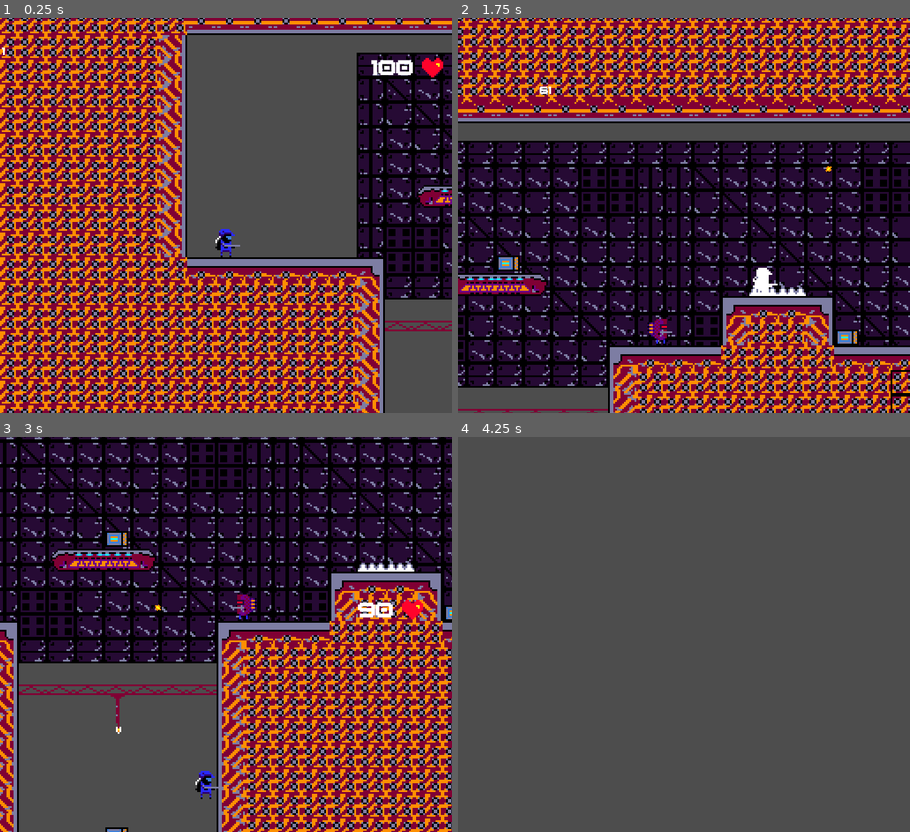
Above: before the commit, frames 1-4 (two rows, left to right).
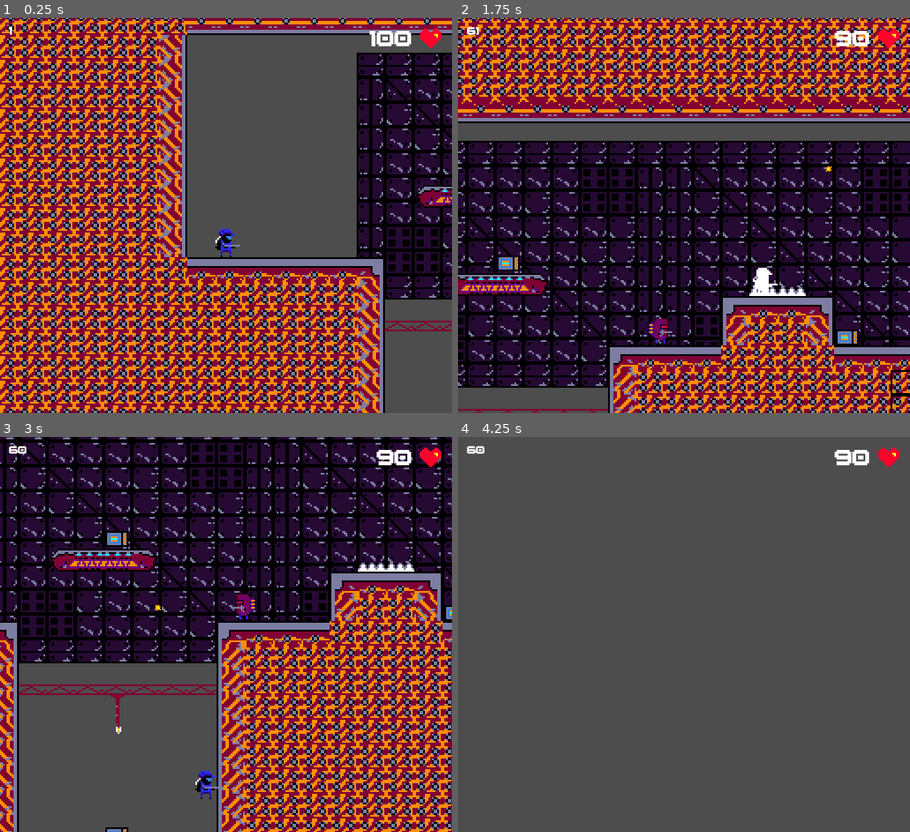
Above: after the commit, the same moments.

Repository: UnknownRori/bunker-the-game
Game: Godot game, scene res://scene/world.tscn
Same seed, same stepped clock (60 frames per second), same inputs: the game is played once before the commit and once after it.
Inputs:
- Up to frame 1 (0.25 s): no input
- Up to frame 2 (1.75 s): tap Enter (Start) at 0.5 s; hold Right (right) from 0.53 s (still down); tap Z (A) at 0.6, 1.55 s; tap Up (up) at 0.77, 0.8, 1.07, 1.35, 1.52 s
- Up to frame 3 (3 s): tap Up (up) at 1.82, 2.3 s; release Right (right) at 2.03 s; hold Left (left) 2.03-2.78 s; tap Z (A) at 2.1 s; hold Right (right) from 2.78 s (still down); tap X (B) at 2.85 s
- Up to frame 4 (4.25 s): keep holding Right (right); tap Up (up) at 3.02, 3.32, 3.77, 3.8, 4.07 s; tap Z (A) at 3.05 s; tap Space (Select) at 3.6 s

The runs differ from the first frame. In frame 1, 0.9% of the frame differs, in the area x 0-99%, y 2-16%; in frame 2, 0.5%; in frame 3, 0.9%; in frame 4, 0.5%.

Commit message:
🛠️ Bugfix on HUD

Diff:
--- a/scene/Utils/PlayerCamera.tscn
+++ b/scene/Utils/PlayerCamera.tscn
@@ -1,36 +1,8 @@
-[gd_scene load_steps=6 format=3 uid="uid://txyla52r81r3"]
+[gd_scene load_steps=2 format=3 uid="uid://txyla52r81r3"]
 
 [ext_resource type="Script" path="res://src/PlayerCamera.gd" id="1_47prk"]
-[ext_resource type="PackedScene" uid="uid://6hr0qxmudxx1" path="res://scene/Utils/FPSCounter.tscn" id="1_wyh34"]
-[ext_resource type="Texture2D" uid="uid://inusy26ncr0o" path="res://assets/sprite.png" id="3_7o2y0"]
-[ext_resource type="FontFile" uid="uid://jhrwydl0q4b0" path="res://assets/bm-japan.ttf" id="4_rkium"]
-[ext_resource type="Theme" uid="uid://d4m75u4u4cl6h" path="res://resources/default_theme.tres" id="4_tev5a"]
 
 [node name="PlayerCamera" type="Camera2D"]
 position_smoothing_enabled = true
 rotation_smoothing_enabled = true
 script = ExtResource("1_47prk")
-
-[node name="FpsCounter" parent="." instance=ExtResource("1_wyh34")]
-position = Vector2(-127, -110)
-
-[node name="Sprite2D" type="Sprite2D" parent="."]
-position = Vector2(117, -100)
-texture = ExtResource("3_7o2y0")
-region_enabled = true
-region_rect = Rect2(240, 0, 16, 16)
-region_filter_clip_enabled = true
-
-[node name="hp_bar" type="RichTextLabel" parent="."]
-offset_left = 32.0
-offset_top = -104.0
-offset_right = 106.0
-offset_bottom = -93.0
-theme = ExtResource("4_tev5a")
-theme_override_fonts/normal_font = ExtResource("4_rkium")
-theme_override_font_sizes/normal_font_size = 12
-bbcode_enabled = true
-text = "[right]100[/right]"
-scroll_active = false
-deselect_on_focus_loss_enabled = false
-drag_and_drop_selection_enabled = false
--- /dev/null
+++ b/scene/Utils/hud.tscn
@@ -0,0 +1,34 @@
+[gd_scene load_steps=6 format=3 uid="uid://b335a2su6du1"]
+
+[ext_resource type="Script" path="res://src/HUD.gd" id="1_5rn2q"]
+[ext_resource type="PackedScene" uid="uid://6hr0qxmudxx1" path="res://scene/Utils/FPSCounter.tscn" id="2_qtn3h"]
+[ext_resource type="Texture2D" uid="uid://inusy26ncr0o" path="res://assets/sprite.png" id="3_oq1tj"]
+[ext_resource type="Theme" uid="uid://d4m75u4u4cl6h" path="res://resources/default_theme.tres" id="4_811sv"]
+[ext_resource type="FontFile" uid="uid://jhrwydl0q4b0" path="res://assets/bm-japan.ttf" id="5_5uupl"]
+
+[node name="HUD" type="CanvasLayer"]
+script = ExtResource("1_5rn2q")
+
+[node name="FpsCounter" parent="." instance=ExtResource("2_qtn3h")]
+position = Vector2(5, 6)
+
+[node name="Sprite2D" type="Sprite2D" parent="."]
+position = Vector2(244, 11)
+texture = ExtResource("3_oq1tj")
+region_enabled = true
+region_rect = Rect2(240, 0, 16, 16)
+region_filter_clip_enabled = true
+
+[node name="hp_bar" type="RichTextLabel" parent="."]
+offset_left = 159.0
+offset_top = 7.0
+offset_right = 233.0
+offset_bottom = 18.0
+theme = ExtResource("4_811sv")
+theme_override_fonts/normal_font = ExtResource("5_5uupl")
+theme_override_font_sizes/normal_font_size = 12
+bbcode_enabled = true
+text = "[right]100[/right]"
+scroll_active = false
+deselect_on_focus_loss_enabled = false
+drag_and_drop_selection_enabled = false
--- a/scene/world.tscn
+++ b/scene/world.tscn
@@ -6,6 +6,7 @@
 [ext_resource type="Texture2D" uid="uid://cwg3w5ssurl1v" path="res://assets/paralax.png" id="3_pflic"]
 [ext_resource type="PackedScene" uid="uid://dtwrkbq1topst" path="res://scene/Enemy/enemy_1.tscn" id="5_vw78p"]
 [ext_resource type="PackedScene" uid="uid://bi7meh3gvw2u1" path="res://scene/Environment/moving_platform.tscn" id="6_ncfk1"]
+[ext_resource type="PackedScene" uid="uid://b335a2su6du1" path="res://scene/Utils/hud.tscn" id="7_uua3g"]
 
 [sub_resource type="PhysicsMaterial" id="PhysicsMaterial_17hwv"]
 
@@ -816,7 +817,7 @@
 format = 2
 layer_0/name = "terrain"
 layer_0/navigation_enabled = false
-layer_0/tile_data = PackedInt32Array(655362, 262144, 0, 6553 …(39774 unchanged characters)… 327680, 1, 1048671, 262144, 1, 1114207, 327680, 1, 1179743, 327680, 1, 1245279, 327680, 1, 1310815, 327680, 1, 1376351, 327680, 1, 1441887, 327680, 1, 1507423, 327680, 1, 1572959, 327680, 1, 720991, 327680, 1, 1048680, 327680, …(4098 unchanged characters)…
+layer_0/tile_data = PackedInt32Array(655362, 262144, 0, 6553 …(39774 unchanged characters)… 327680, 1, 1048671, 262144, 1, 1114207, 262144, 1, 1179743, 262144, 1, 1245279, 262144, 1, 1310815, 262144, 1, 1376351, 262144, 1, 1441887, 262144, 1, 1507423, 262144, 1, 1572959, 262144, 1, 720991, 327680, 1, 1048680, 327680, …(4098 unchanged characters)…
 
 [node name="ParallaxBackground" type="ParallaxBackground" parent="."]
 
@@ -854,3 +855,5 @@
 
 [node name="Enemy5" parent="." instance=ExtResource("5_vw78p")]
 position = Vector2(1426, 117)
+
+[node name="HUD" parent="." instance=ExtResource("7_uua3g")]
--- /dev/null
+++ b/src/HUD.gd
@@ -0,0 +1,15 @@
+extends CanvasLayer
+
+@onready var hp = get_parent().get_node("Player").get_node("Health")
+@onready var hp_bar = get_node("hp_bar")
+
+# Called when the node enters the scene tree for the first time.
+func _ready():
+	pass # Replace with function body.
+
+func update_ui():
+	hp_bar.text = "[right]" + str(hp.hp) + "[/right]"
+
+# Called every frame. 'delta' is the elapsed time since the previous frame.
+func _process(delta):
+	update_ui()
--- a/src/PlayerCamera.gd
+++ b/src/PlayerCamera.gd
@@ -3,10 +3,6 @@
 @export var decay = 0.8
 @export var max_offset = Vector2(100, 75)
 @export var max_roll = 0.1
-
-@onready var parent = get_parent()
-@onready var hp = get_parent().get_node("Health")
-@onready var hp_bar = get_node("hp_bar")
 
 var trauma = 0.0
 var trauma_power = 2
@@ -23,12 +19,8 @@
 func _ready():
 	randomize()
 
-func update_ui():
-	hp_bar.text = "[right]" + str(hp.hp) + "[/right]"
 
 func _process(delta):
 	if trauma:
 		trauma = max(trauma - decay * delta, 0)
 		shake()
-
-	update_ui()
Not shown: 1 places in scene/world.tscn that only renumber resources
